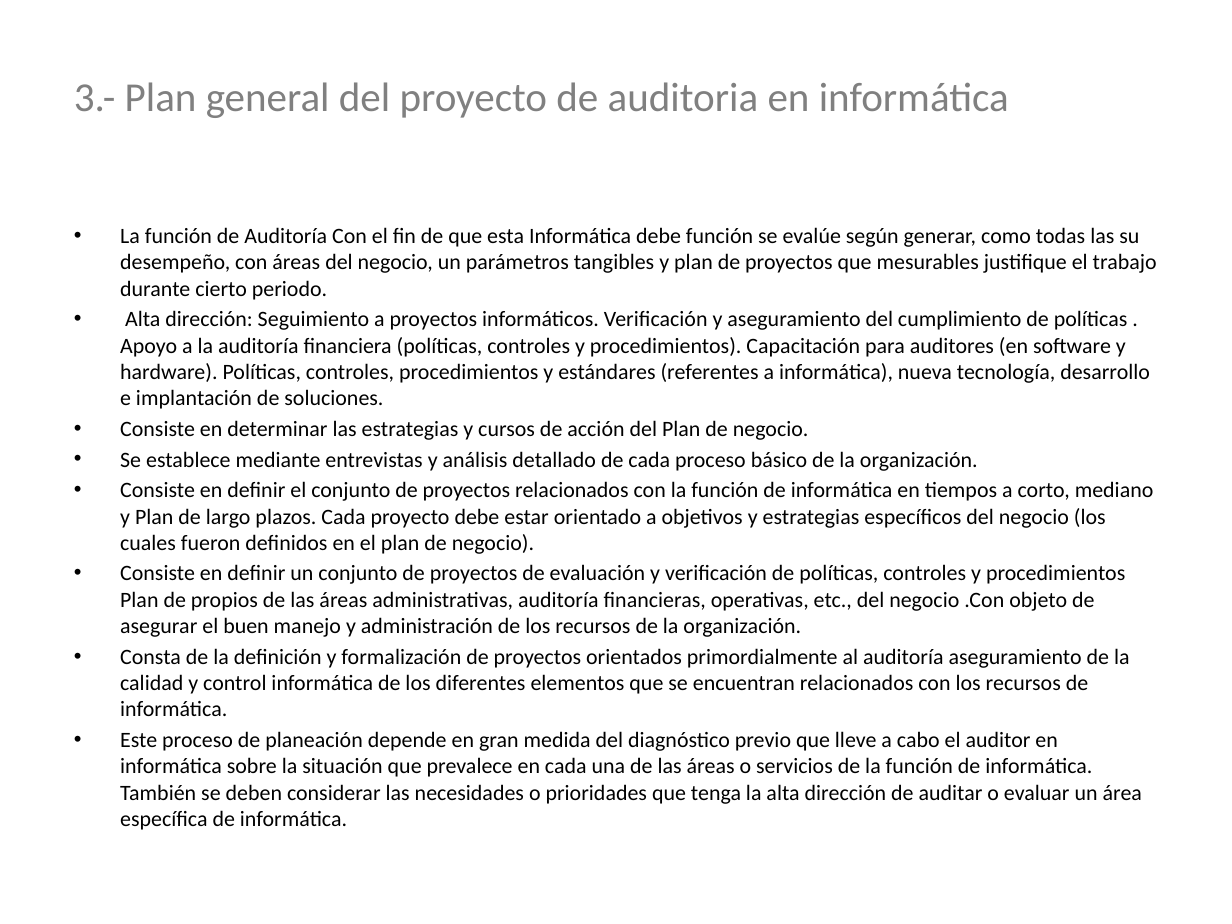
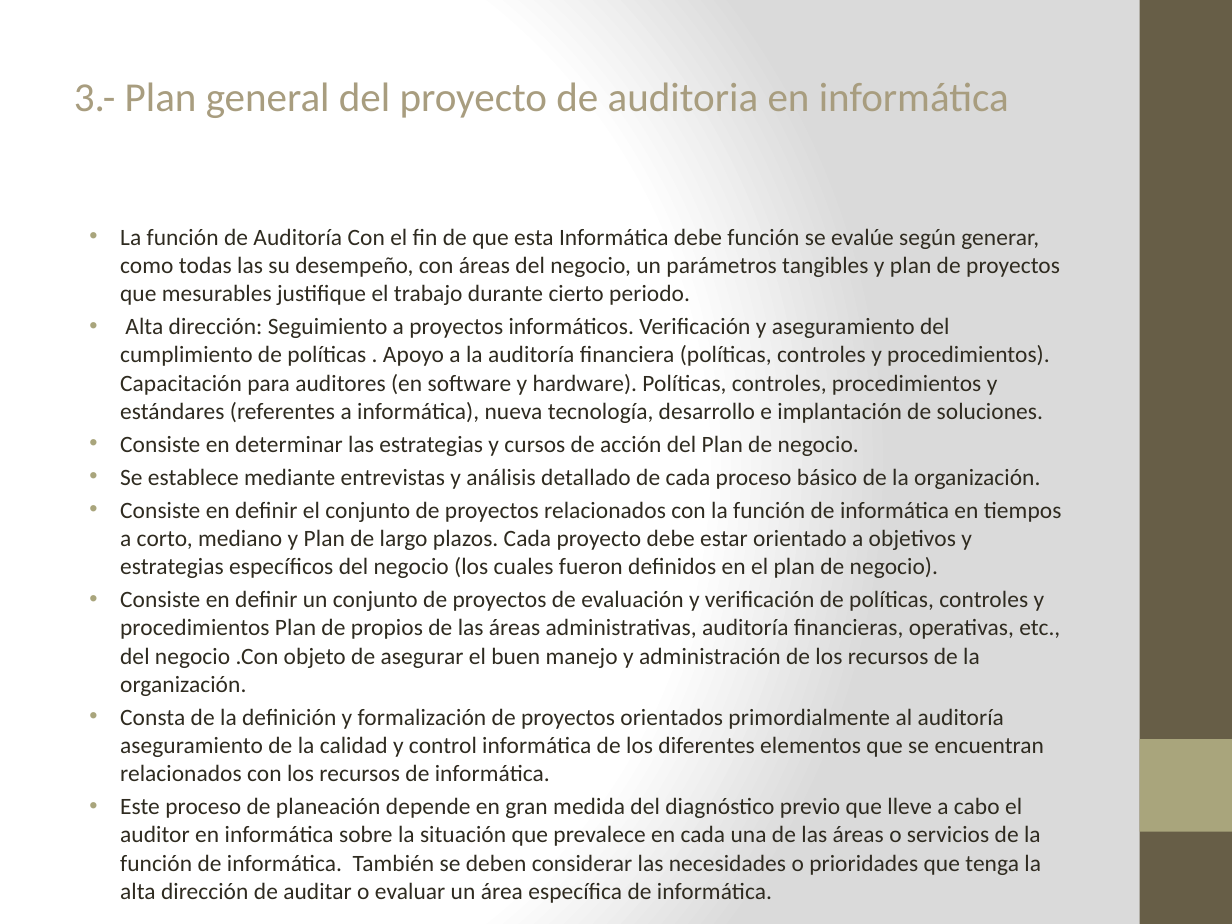
Before and after one commit to lc850/auditoria, a slide deck: slide 6 of 7 - Etapa de la justificación.pptx. Drawn at 1232x924 pixels with LibreOffice and Linux fonts; fonts in the diff are those of the drawing. Boxes give left, top, right and bottom in pixels: in the first picture for what was removed or moved away, otherwise in the second. Text is boxed around its words. In the diff, an @@ line names an element or a change of style, - is before the commit and + after.

```diff
--- a/7 - Etapa de la justificación.pptx
+++ b/7 - Etapa de la justificación.pptx
@@ background #FFFFFF to gradient #FFFFFF to #DADADA @@
@@ rectangle added at (x1=1140, y1=0, x2=1232, y2=924), fill #675E47 @@
@@ title "3.- Plan general del proyecto ..." at (x1=74, y1=82, x2=1009, y2=118): text colour #808080 to #A89D7F @@
@@ text "La función de Auditoría Con ..." at (x1=120, y1=228, x2=1062, y2=875): size 12.8 to 13.8 pt, text colour #000000 to #2F2B20; indent changed @@
@@ rectangle added at (x1=1140, y1=739, x2=1232, y2=832), fill #A9A57C @@
```
Also in this commit, not shown: 7 other slides changed, 2 other files.
